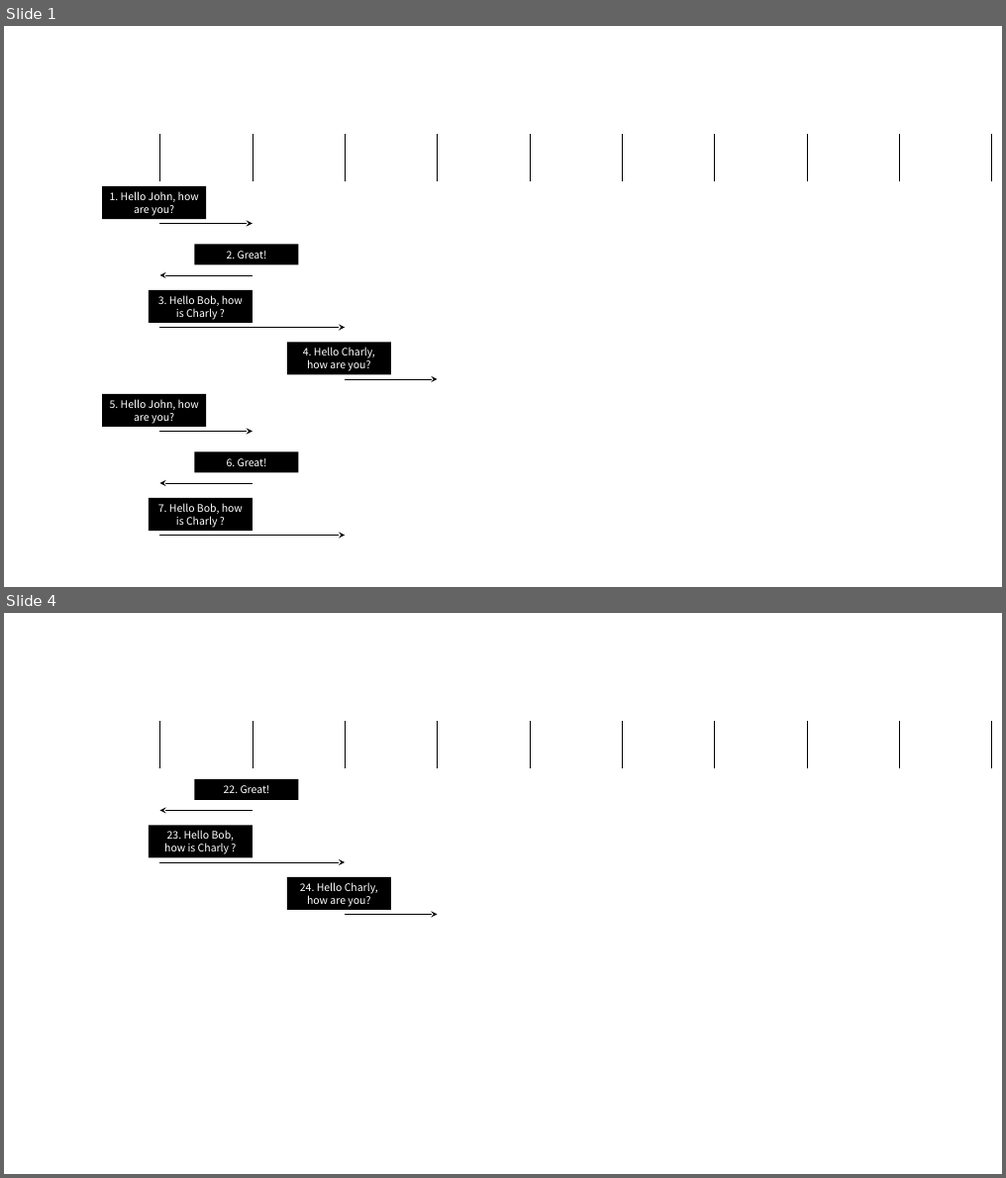
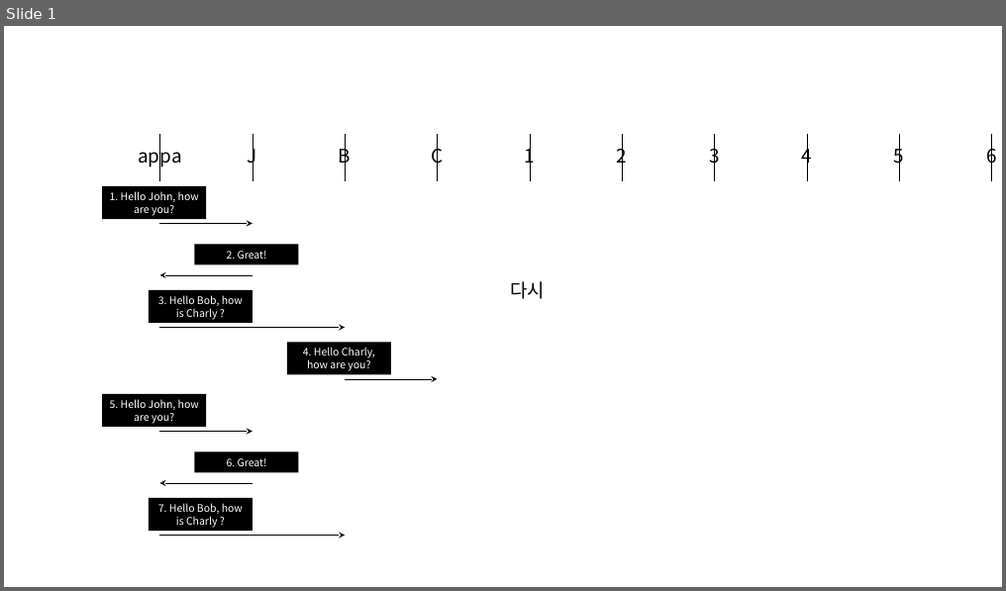
Before and after one commit to ShinguHan/myMermaidToPowerpoint, a slide deck: 1.pptx. Shown one above the other, each under a label of ours: slides 1 and 4 before the commit, slide 1 after it; the slides between them are not shown. The pictures are 1006x1178 and 1006x591 pixels, drawn with LibreOffice and Linux fonts; fonts in the diff are those of the drawing. Boxes give left, top, right and bottom in pixels: in the first picture for what was removed or moved away, otherwise in the second. Text is boxed around its words. In the diff, an @@ line names an element or a change of style, - is before the commit and + after.

```diff
--- a/1.pptx
+++ b/1.pptx
@@ slide 4 removed at <box>4,613,1002,1174</box>, background #FFFFFF @@
@@ text removed at <box>138,731,181,756</box> @@
-appa
@@ line removed from (159, 768) to (159, 721) @@
@@ text removed at <box>248,731,257,756</box> @@
-J
@@ line removed from (252, 768) to (252, 721) @@
@@ text removed at <box>339,731,350,756</box> @@
-B
@@ line removed from (345, 768) to (345, 721) @@
@@ text removed at <box>431,731,443,756</box> @@
-C
@@ line removed from (438, 768) to (438, 721) @@
@@ text removed at <box>525,731,535,756</box> @@
-1
@@ line removed from (530, 768) to (530, 721) @@
@@ text removed at <box>617,731,627,756</box> @@
-2
@@ line removed from (623, 768) to (623, 721) @@
@@ text removed at <box>709,731,719,756</box> @@
-3
@@ line removed from (715, 768) to (715, 721) @@
@@ text removed at <box>802,731,812,756</box> @@
-4
@@ line removed from (807, 768) to (807, 721) @@
@@ text removed at <box>894,731,904,756</box> @@
-5
@@ line removed from (899, 768) to (899, 721) @@
@@ text removed at <box>986,731,996,756</box> @@
-6
@@ line removed from (991, 768) to (991, 721) @@
@@ rectangle removed at <box>195,779,299,800</box> @@
-22. Great!
@@ arrow removed from (252, 811) to (159, 811) @@
@@ rectangle removed at <box>149,826,252,859</box> @@
-23. Hello Bob, how is Charly ?
@@ arrow removed from (159, 862) to (345, 862) @@
@@ rectangle removed at <box>287,877,391,910</box> @@
-24. Hello Charly, how are you?
@@ arrow removed from (345, 915) to (438, 915) @@
@@ slide 1 changed as well @@
@@ text colour #FFFFFF to #000000 in 10 elements at <box>108,130,212,181</box>, <box>248,144,257,169</box>, <box>339,144,350,169</box>, <box>431,144,443,169</box>, <box>525,144,535,169</box>, <box>617,144,627,169</box>, <box>709,144,719,169</box>, <box>802,144,812,169</box>, <box>894,144,904,169</box>, <box>986,144,996,169</box> @@
@@ text added at <box>510,281,545,299</box>, 18 pt, text #000000 @@
+다시
```
Also in this commit, not shown: 2 other slides removed, 2 other files.
